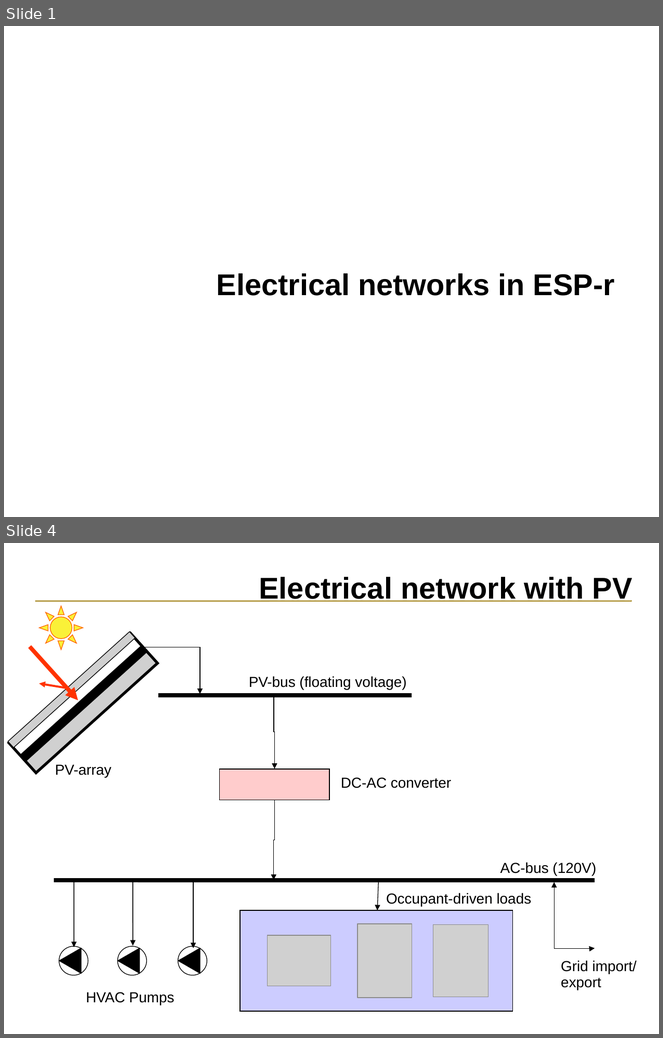
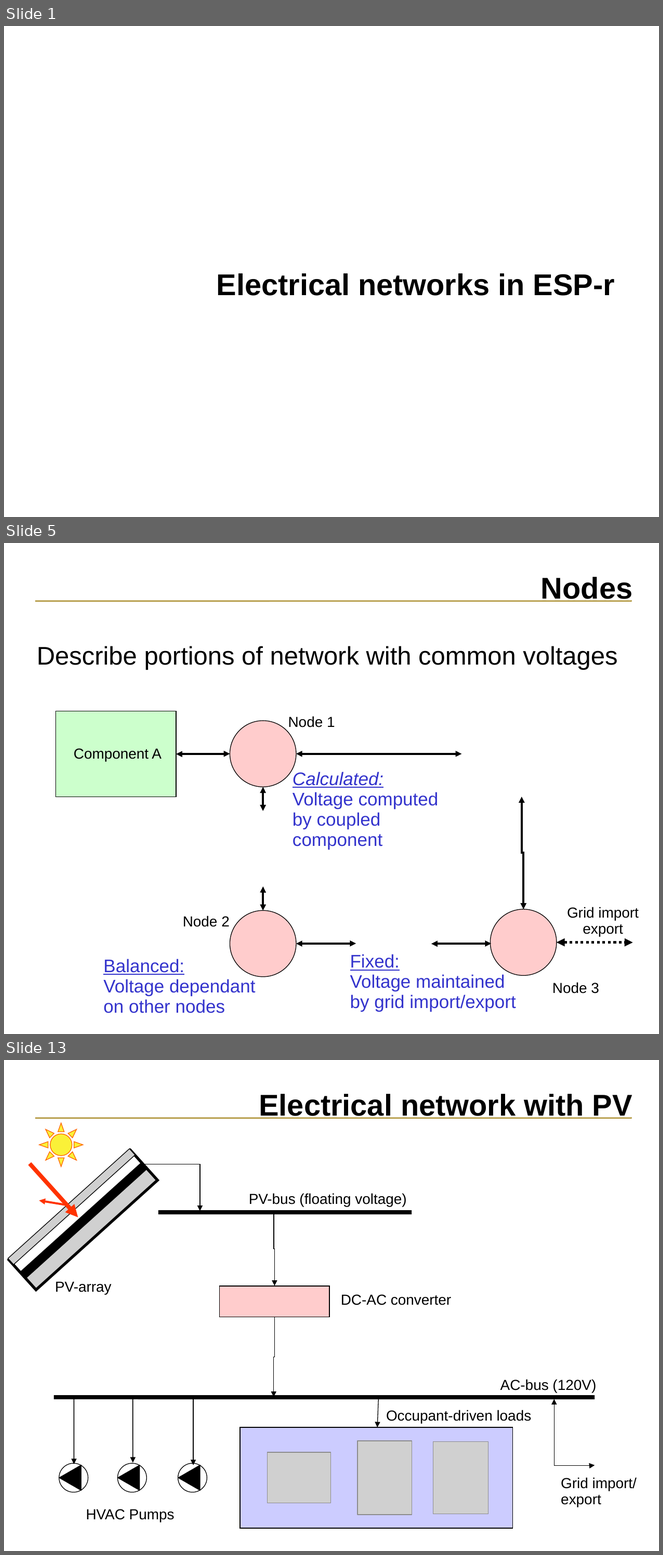
Before and after one commit to ESP-rCommunity/ESPrExtras, a slide deck: training/NRCan_course_materials/elec_network/electric_network.ppt. Shown one above the other, each under a label of ours: slides 1 and 4 before the commit, slides 1, 5 and 13 after it; the slides between them are not shown. The pictures are 663x1038 and 663x1555 pixels, drawn with LibreOffice and Linux fonts; fonts in the diff are those of the drawing; grey boxes stand for pictures; background and template pictures are left out. Boxes give left, top, right and bottom in pixels: in the first picture for what was removed or moved away, otherwise in the second. Text is boxed around its words. In the diff, an @@ line names an element or a change of style, - is before the commit and + after.

```diff
--- a/training/NRCan_course_materials/elec_network/electric_network.ppt
+++ b/training/NRCan_course_materials/elec_network/electric_network.ppt
@@ slide 5 added at box(4, 543, 659, 1034), background #FFFFFF; not listed: 1 template element that a slide beside it also shows @@
@@ title added at box(541, 577, 633, 602), 33 pt, text #000000, bold @@
+Nodes
@@ text added at box(37, 646, 618, 670), 28 pt, text #000000 @@
+Describe portions of network with common voltages
@@ rectangle added at box(56, 711, 176, 797), fill #CCFFCC, outline #000000 0.74 pt @@
@@ ellipse added at box(230, 720, 296, 787), fill #FFCCCC, outline #000000 0.74 pt @@
@@ text added at box(288, 716, 335, 728), 16 pt, text #000000 @@
+Node 1
@@ text added at box(74, 748, 162, 761), 16 pt, text #000000 @@
+Component A
@@ elbow double arrow added from (176, 754) to (230, 754), #000000 2.24 pt @@
@@ elbow double arrow added from (296, 754) to (462, 754), #000000 2.24 pt @@
@@ text added at box(293, 772, 439, 850), 20 pt, text #3333CC @@
+Calculated:
+Voltage computed
+by coupled
+component
@@ elbow double arrow added from (263, 787) to (263, 811), #000000 2.24 pt @@
@@ elbow double arrow added from (521, 797) to (523, 909), #000000 2.24 pt @@
@@ elbow double arrow added from (263, 887) to (263, 911), #000000 2.24 pt @@
@@ text added at box(183, 916, 230, 927), 16 pt, text #000000 @@
+Node 2
@@ ellipse added at box(230, 911, 296, 977), fill #FFCCCC, outline #000000 0.74 pt @@
@@ ellipse added at box(490, 909, 556, 976), fill #FFCCCC, outline #000000 0.74 pt @@
@@ text added at box(567, 907, 638, 937), 16 pt, text #000000 @@
+Grid import
+export
@@ elbow double arrow added from (296, 944) to (356, 944), #000000 2.24 pt @@
@@ elbow double arrow added from (431, 944) to (491, 944), #000000 2.24 pt @@
@@ elbow double arrow added from (557, 943) to (633, 943), #000000 3 pt dashed @@
@@ text added at box(103, 959, 256, 1014), 20 pt, text #3333CC @@
+Balanced:
+Voltage dependant
+on other nodes
@@ text added at box(350, 954, 516, 1012), 20 pt, text #3333CC @@
+Fixed:
+Voltage maintained
+by grid import/export
@@ text added at box(553, 982, 599, 994), 16 pt, text #000000 @@
+Node 3
@@ what was slide 4 is now slide 13 @@
```
Also in this commit, not shown: 1 slide changed, 9 other slides added, 1 slide removed.
